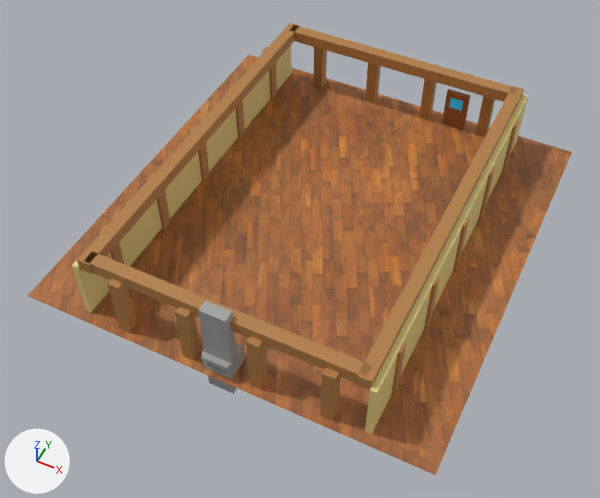
The Blender file blender/rum.blend as it was, and as the next commit left it.
Before and after are seen from a 50 mm camera at (19.2, -42.3, 48.2) aimed at (-0.3, -3.3, -0.6). Lighting does not change. The marker at lower left points along +X, +Y and +Z.

Script lines for the objects in view, before the commit:
```python
me_cube = bpy.data.meshes.new('Cube')
me_cube.from_pydata(...)  # 80 vertices, 60 faces; spans x -1.0..51.0, y -1.0..56.2, z -1.0..1.0
me_cube.materials.append(mat_pillar)  # orange #b37f46
me_grid = bpy.data.meshes.new('Grid')
me_grid.from_pydata(...)  # 121 vertices, 100 faces; spans x -1.0..1.0, y -1.0..1.0, z 0.0
me_grid.materials.append(mat_material_001)  # picture img_diagonal_parquet_diff_1k_jpg
me_vector_isolated_fire_emoji_260nw_1173468361 = bpy.data.meshes.new('vector-isolated-fire-emoji-260nw-1173468361')
me_vector_isolated_fire_emoji_260nw_1173468361.from_pydata(...)  # 172 vertices, 99 faces; spans x -1.13..1.13, y -3.12..5.3, z -1.61..0.62
# faces by material slot: [1, 30, 68]
me_vector_isolated_fire_emoji_260nw_1173468361.materials.append(mat_fire)  # its picture is missing
me_vector_isolated_fire_emoji_260nw_1173468361.materials.append(mat_fireplace)  # grey #a2a2a2
me_vector_isolated_fire_emoji_260nw_1173468361.materials.append(mat_fireplace_wood)  # orange #be521b
ob_fireplace__col = bpy.data.objects.new('Fireplace -col', me_vector_isolated_fire_emoji_260nw_1173468361)
ob_fireplace__col.location = (0.0, -15.11, 0.92)
ob_fireplace__col.rotation_euler = (1.571, 0.0, 3.142)  # degrees (90, 0, 180)
ob_floor__col = bpy.data.objects.new('Floor -col', me_grid)
ob_floor__col.location = (0.0, 0.0, 0.0)
ob_floor__col.scale = (16.0, 16.9, 1.0)
ob_wall_pillar__col = bpy.data.objects.new('Wall_Pillar -col', me_cube)
ob_wall_pillar__col.location = (-11.07, -12.3, 2.43)
ob_wall_pillar__col.scale = (0.443, 0.443, 2.58)
# also in view: 'Door -col' at (5.6, 15.7, 1.8); 'Wall_Pillar2 -col' at (0.2, 0.0, 2.4); 'Wall -col' at (0.0, 0.0, 2.3); 'Ceiling_Support2' at (0.0, 0.0, 5.2); 'Ceiling_Support' at (0.0, 0.0, 5.2)
```
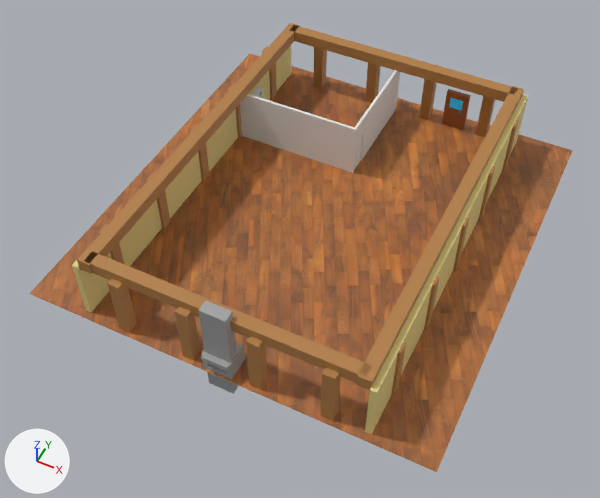
Changed parts and their boxes (x1, y1, x2, y2) in the pictures (600 x 498 px):
'Floor -col', moved
    before: (28, 55, 572, 475)
    after: (29, 54, 573, 472)
'Cube.001', added
    after: (240, 94, 357, 173)
'Cube', added
    after: (361, 70, 400, 160)
'Cube.002', added
    after: (354, 117, 364, 145)
'Door', added
    after: (354, 136, 362, 169)
'Shelves1', added
    after: (251, 87, 263, 98)

Diff of the bpy script that builds the scene:
```diff
--- a/blender/rum.blend.py
+++ b/blender/rum.blend.py
@@ mat_shelves_material @@
+mat_shelves_material = bpy.data.materials.new('Shelves_material')
+mat_shelves_material.use_nodes = True; mat_shelves_material.node_tree.nodes.clear()
+_N = mat_shelves_material.node_tree.nodes; _L = mat_shelves_material.node_tree.links
+n0 = _N.new('ShaderNodeOutputMaterial'); n0.name = 'Material Output'
+n1 = _N.new('ShaderNodeBsdfDiffuse'); n1.name = 'Diffuse BSDF'
+n2 = _N.new('ShaderNodeBsdfAnisotropic'); n2.name = 'Glossy_0'
+n3 = _N.new('ShaderNodeMixShader'); n3.name = 'Mix_0'
+n3.inputs[0].default_value = 0.1  # 'Factor'
+_L.new(n1.outputs[0], n3.inputs[1])  # 'BSDF' to 'Shader'
+_L.new(n2.outputs[0], n3.inputs[2])  # 'BSDF' to 'Shader'
+_L.new(n3.outputs[0], n0.inputs[0])  # 'Shader' to 'Surface'
@@ mat_door_material @@
+mat_door_material = bpy.data.materials.new('Door_material')
+mat_door_material.use_nodes = True; mat_door_material.node_tree.nodes.clear()
+_N = mat_door_material.node_tree.nodes; _L = mat_door_material.node_tree.links
+n0 = _N.new('ShaderNodeOutputMaterial'); n0.name = 'Material Output'
+n1 = _N.new('ShaderNodeBsdfDiffuse'); n1.name = 'Diffuse BSDF'
+n2 = _N.new('ShaderNodeBsdfAnisotropic'); n2.name = 'Glossy_0'
+n3 = _N.new('ShaderNodeMixShader'); n3.name = 'Mix_0'
+n3.inputs[0].default_value = 0.1  # 'Factor'
+_L.new(n1.outputs[0], n3.inputs[1])  # 'BSDF' to 'Shader'
+_L.new(n2.outputs[0], n3.inputs[2])  # 'BSDF' to 'Shader'
+_L.new(n3.outputs[0], n0.inputs[0])  # 'Shader' to 'Surface'
@@ ob_floor__col @@
 ob_floor__col = bpy.data.objects.new('Floor -col', me_grid)
-ob_floor__col.location = (0.0, 0.0, 0.0)
+ob_floor__col.location = (0.0, 0.23, 0.0)
 ob_floor__col.scale = (16.0, 16.9, 1.0)
@@ ob_shelves1 @@
+ob_shelves1 = bpy.data.objects.new('Shelves1', me_shelves1)  # a box spanning x 0.0..0.03, y -0.28..0.0, z 0.0..2.0; a box spanning x 0.97..1.0, y -0.28..0.0, z 0.0..2.0; a box spanning x 0.03..0.97, y -0.28..0.0, z 0.04..0.07; a box spanning x 0.03..0.97, y -0.28..0.0, z 0.41..0.44; a box spanning x 0.03..0.97, y -0.28..0.0, z 0.79..0.82; a box spanning x 0.03..0.97, y -0.28..0.0, z 1.16..1.19; a box spanning x 0.03..0.97, y -0.28..0.0, z 1.54..1.57; a box spanning x 0.03..0.97, y -0.28..0.0, z 1.91..1.94
+ob_shelves1.location = (-10.48, 7.15, 0.0)
+ob_shelves1.rotation_euler = (0.0, 0.0, 1.571)  # degrees (0, 0, 90)
+ob_shelves1.scale = (1.74, 1.74, 1.74)
@@ ob_handle_back @@
+ob_handle_back = bpy.data.objects.new('Handle_Back', me_handle_back_001)  # 146 vertices, 144 faces; spans x -0.043..0.138, y -0.073..-0.003, z -0.044..0.043; in mat_handle_material (light grey #c8c4df); modifiers SUBSURF
+ob_handle_back.parent = ob_door
+ob_handle_back.location = (-0.764, 0.005, 0.0)
@@ ob_door @@
+ob_door = bpy.data.objects.new('Door', me_door_001)  # a box spanning x -0.84..0.0, y 0.0..0.03, z -1.05..0.96
+ob_door.parent = ob_doorframe
+ob_door.location = (0.418, -0.0221, 1.05)
@@ ob_doorframe @@
+ob_doorframe = bpy.data.objects.new('DoorFrame', me_doorfrane_001)  # 32 vertices, 24 faces; spans x -0.5..0.5, y -0.03..0.05, z 0.0..2.1
+ob_doorframe.parent = ob_door_group
+ob_doorframe.location = (7.0, 0.0, 0.0)
@@ ob_door_group @@
+ob_door_group = bpy.data.objects.new('Door_Group', None)
+ob_door_group.location = (0.0, -3.145, 0.0)
+ob_door_group.rotation_euler = (0.0, 0.0, 1.571)  # degrees (0, 0, 90)
+ob_door_group.scale = (1.45, 1.47, 1.47)
@@ ob_cube_002 @@
+ob_cube_002 = bpy.data.objects.new('Cube.002', me_cube_016)  # a box spanning x -1.0..1.0, y -1.0..1.0, z -1.0..1.0
+ob_cube_002.location = (0.0, 6.9, 3.86)
+ob_cube_002.scale = (0.113, 0.795, 0.846)
@@ ob_cube_001 @@
+ob_cube_001 = bpy.data.objects.new('Cube.001', me_cube_016.copy())
+ob_cube_001.location = (-5.4, 6.11, 2.35)
+ob_cube_001.rotation_euler = (0.0, 0.0, 1.571)  # degrees (0, 0, 90)
+ob_cube_001.scale = (0.113, 5.5, 2.36)
@@ ob_cube @@
+ob_cube = bpy.data.objects.new('Cube', me_cube_016.copy())
+ob_cube.location = (0.0, 11.69, 2.35)
+ob_cube.scale = (0.113, 3.98, 2.36)
```
